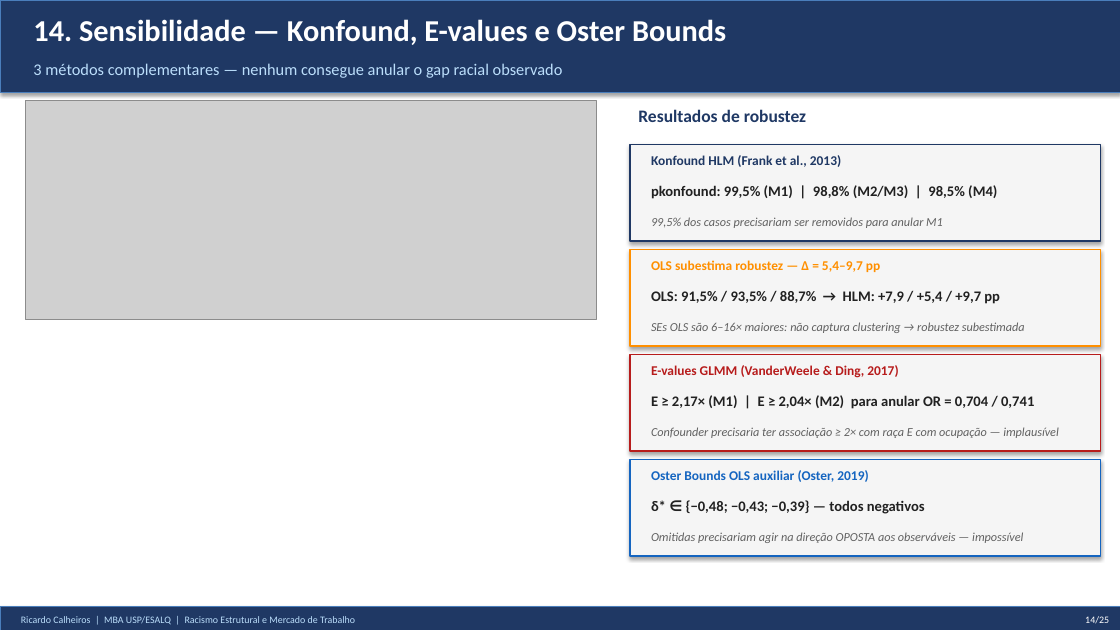
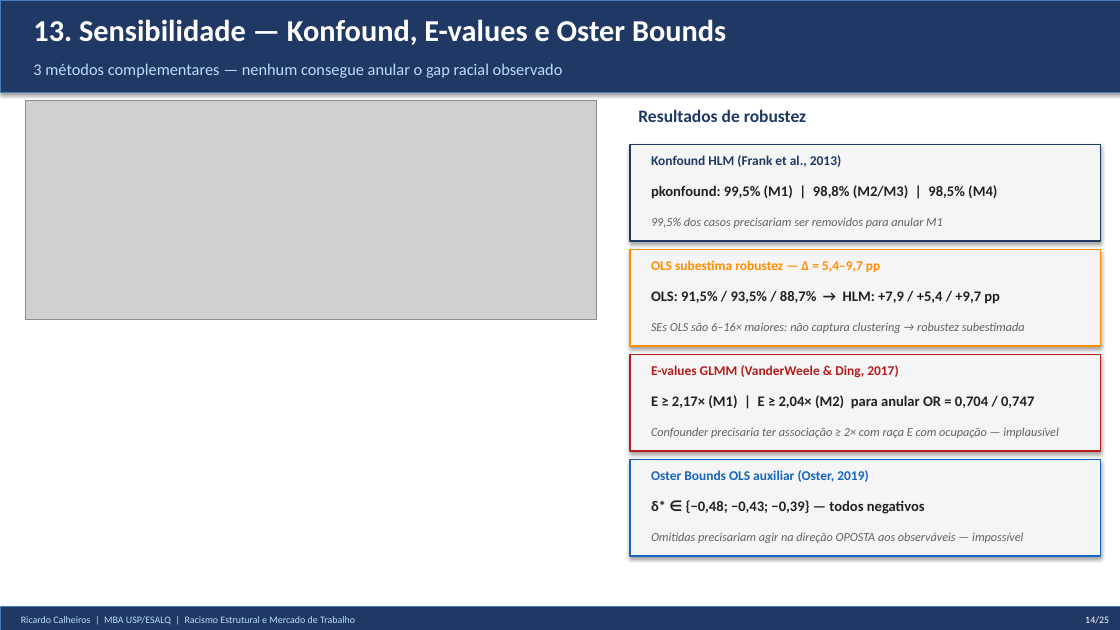
Before and after one commit to rickinrj-ux/ProjetoRacismoPNAD, a slide deck: slide 14 of apresentacao_tcc.pptx. Drawn at 1120x630 pixels with LibreOffice and Linux fonts; fonts in the diff are those of the drawing; grey boxes stand for pictures. Boxes give left, top, right and bottom in pixels: in the first picture for what was removed or moved away, otherwise in the second. Text is boxed around its words. In the diff, an @@ line names an element or a change of style, - is before the commit and + after.

```diff
--- a/apresentacao_tcc.pptx
+++ b/apresentacao_tcc.pptx
@@ text at <box>33,19,726,45</box>: text changed @@
-14. Sensibilidade — Konfound, E-values e Oster Bounds
+13. Sensibilidade — Konfound, E-values e Oster Bounds
@@ text at <box>651,395,1034,409</box>: text changed @@
-E ≥ 2,17× (M1) | E ≥ 2,04× (M2) para anular OR = 0,704 / 0,741
+E ≥ 2,17× (M1) | E ≥ 2,04× (M2) para anular OR = 0,704 / 0,747
```
Also in this commit, not shown: 20 other slides changed, 3 other files.
